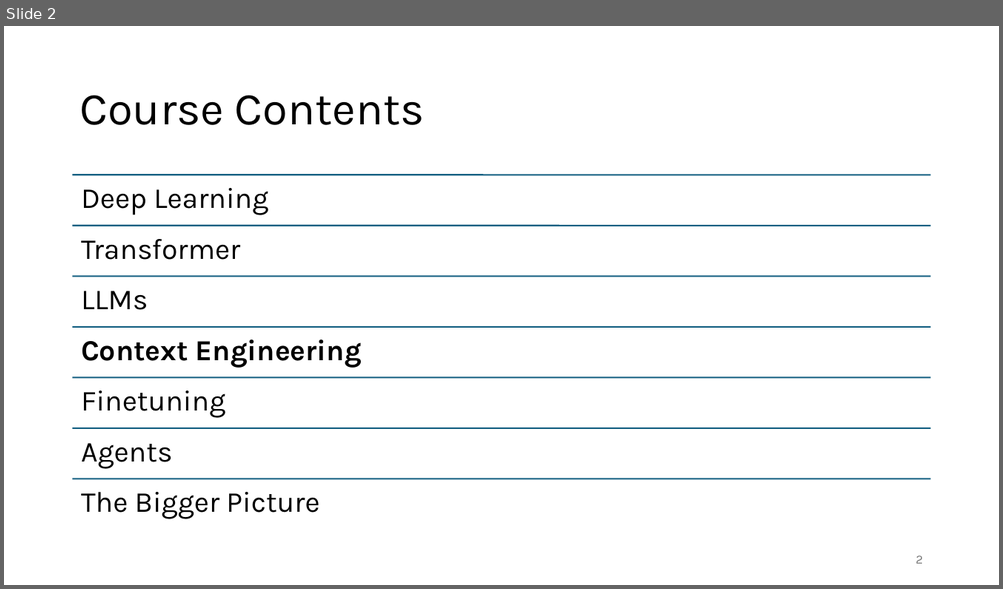
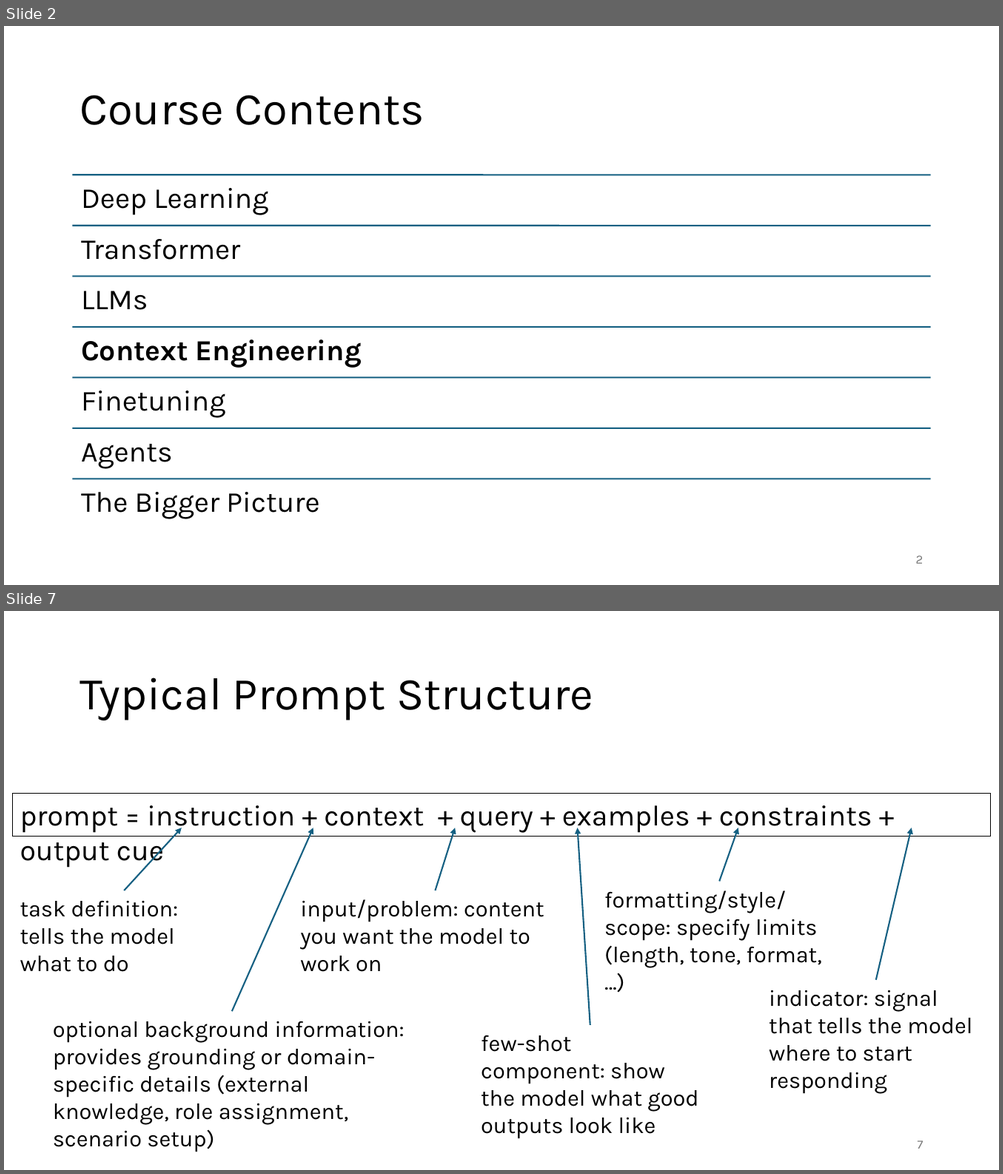
Before and after one commit to FelixWick/language_models, a slide deck: slides/4_context_engineering.pptx. Shown one above the other, each under a label of ours: slide 2 before the commit, slides 2 and 7 after it; the slides between them are not shown. The pictures are 1003x589 and 1003x1174 pixels, drawn with LibreOffice and Linux fonts; fonts in the diff are those of the drawing. Boxes give left, top, right and bottom in pixels: in the first picture for what was removed or moved away, otherwise in the second. Text is boxed around its words. In the diff, an @@ line names an element or a change of style, - is before the commit and + after.

Commit message:
more details on prompt engineering

```diff
--- a/slides/4_context_engineering.pptx
+++ b/slides/4_context_engineering.pptx
@@ slide 7 added at [4, 611, 999, 1170], background #FFFFFF @@
@@ title added at [79, 678, 593, 721], 44 pt, text #000000 @@
+Typical Prompt Structure
@@ rectangle added at [12, 794, 990, 836], outline #000000 0.75 pt, 28 pt, text #000000 @@
+prompt = instruction + context + query + examples + constraints + output cue
@@ arrow added from (124, 891) to (182, 828), #156082 1.5 pt @@
@@ arrow added from (232, 1011) to (313, 828), #156082 1.5 pt @@
@@ arrow added from (435, 891) to (455, 828), #156082 1.5 pt @@
@@ arrow added from (589, 1025) to (577, 828), #156082 1.5 pt @@
@@ arrow added from (720, 882) to (738, 828), #156082 1.5 pt @@
@@ arrow added from (876, 980) to (911, 828), #156082 1.5 pt @@
@@ text added at [604, 891, 822, 968], 22 pt, text #000000 @@
+formatting/style/scope: specify limits (length, tone, format, …)
@@ text added at [20, 900, 178, 972], 22 pt, text #000000 @@
+task definition: tells the model what to do
@@ text added at [300, 900, 544, 972], 22 pt, text #000000 @@
+input/problem: content you want the model to work on
@@ text added at [768, 991, 972, 1062], 22 pt, text #000000 @@
+indicator: signal that tells the model where to start responding
@@ text added at [53, 1021, 404, 1153], 22 pt, text #000000 @@
+optional background information: provides grounding or domain-specific details (external knowledge, role assignment, scenario setup)
@@ text added at [481, 1036, 698, 1139], 22 pt, text #000000 @@
+few-shot component: show the model what good outputs look like
@@ page number added at [917, 1141, 923, 1149], 12 pt, text #797979 @@
+7
```
Also in this commit, not shown: 6 slides changed, 10 other slides added, 6 slides removed, 1 other file.
